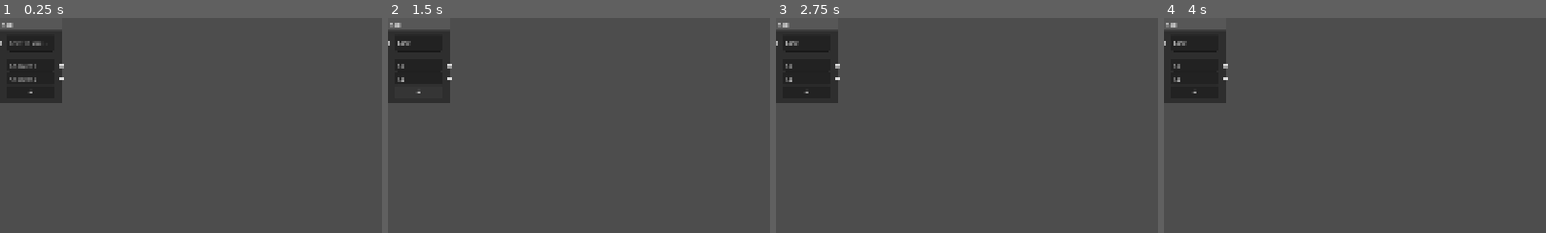
Above: before the commit, frames 1-4 (left to right).
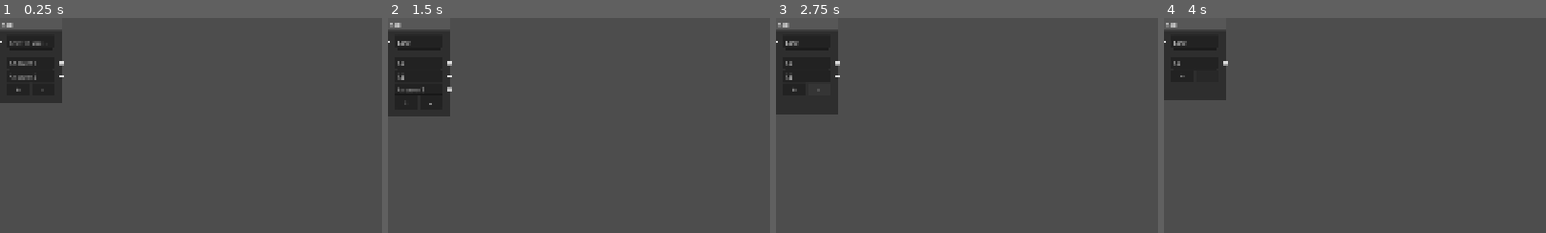
Above: after the commit, the same moments.

Repository: jsaur92/edamame
Game: Godot game, scene res://scenes/editor/command_nodes/ask_command_node.tscn
Same seed, same stepped clock (60 frames per second), same inputs: the game is played once before the commit and once after it. This scene is started directly instead of the project's main scene.
Inputs (mouse positions are % of the whole screen's width and height, from its top left):
- Up to frame 1 (0.25 s): no input
- Up to frame 2 (1.5 s): click (4, 6) at 0.52 s; type "Alex" at 0.6 s; click (4, 11) at 0.75 s; type "12" at 0.83 s; click (4, 14) at 0.98 s; type "12" at 1.07 s; click "+" at 1.25 s
- Up to frame 3 (2.75 s): click (6, 20) at 2 s, where only the run after the commit has a clickable "-"
- Up to frame 4 (4 s): tap Enter at 2.75 s; move the mouse to (72, 45) at 2.77 s; hold D (right) 2.78-3.5 s; click (72, 45) at 2.85 s; tap Space (interact) at 3.5 s; drag from (30, 55) to (45, 70) at 3.52 s
The pictures show only the part of the screen within x 0-50%, y 0-50%; the shares and areas given below are measured in that part.

The runs differ from the first frame. In frame 1, 0.4% of the frame differs, in the area x 0-17%, y 10-36%; in frame 2, 1.4%, in the area x 0-17%, y 10-46%; in frame 3, 1.1%; in frame 4, 0.4%.

Commit message:
add ask node

Diff:
--- a/project.godot
+++ b/project.godot
@@ -14,10 +14,6 @@
 run/main_scene="uid://e7ed5bvjy3jm"
 config/features=PackedStringArray("4.6", "GL Compatibility")
 run/stretch/aspect="keep"
-
-[autoload]
-
-ConstScenes="*uid://c5fqshf4jfa0q"
 
 [display]
 
--- a/scenes/editor/command_nodes/ask_command_node.gd
+++ b/scenes/editor/command_nodes/ask_command_node.gd
@@ -3,8 +3,16 @@
 
 @export var question_text_edit : TextEdit
 @export var answer_line_edits : Array[LineEdit]
+@export var buttons_container : HBoxContainer
+@export var add_button : Button
+@export var remove_button : Button
 var command : CommandAsk
 const _SELF_SCENE = preload("uid://jro4xbkf8tjv")
+const MIN_ANSWER_CHOICES = 1
+const MAX_ANSWER_CHOICES = 8
+const LINE_HEIGHT = 33.0
+const SLOT_OFFSET = 2 #what you add to a lineedit's index in answer_line_edits
+#to get the index of that lineedit's slot in the graph node.
 
 static func make(node:CommandNode) -> AskCommandGraphNode:
 	var cgn : AskCommandGraphNode = _SELF_SCENE.instantiate()
@@ -16,3 +24,40 @@
 
 func update_data() -> void:
 	command.dialog = question_text_edit.text
+	var choices = []
+	for line_edit in answer_line_edits:
+		choices.append(line_edit.text)
+	command.choices = choices
+
+
+func update_button_abled() -> void:
+	add_button.disabled = answer_line_edits.size() >= MAX_ANSWER_CHOICES
+	remove_button.disabled = answer_line_edits.size() <= MIN_ANSWER_CHOICES
+
+
+func add_answer() -> void:
+	set_slot_enabled_right(answer_line_edits.size()+SLOT_OFFSET, true)
+	var new_line_edit = LineEdit.new()
+	new_line_edit.placeholder_text = "Answer " + str(answer_line_edits.size()+1)
+	answer_line_edits.append(new_line_edit)
+	remove_child(buttons_container)
+	add_child(new_line_edit)
+	add_child(buttons_container)
+	size.y += LINE_HEIGHT
+	update_button_abled()
+
+
+func remove_answer() -> void:
+	var le = answer_line_edits.pop_back()
+	le.queue_free()
+	size.y -= LINE_HEIGHT
+	update_button_abled()
+	set_slot_enabled_right(answer_line_edits.size()+SLOT_OFFSET, false)
+
+
+func _on_add_button_pressed() -> void:
+	add_answer()
+
+
+func _on_remove_button_pressed() -> void:
+	remove_answer()
--- a/scenes/editor/command_nodes/ask_command_node.tscn
+++ b/scenes/editor/command_nodes/ask_command_node.tscn
@@ -1,8 +1,8 @@
 [gd_scene format=3 uid="uid://jro4xbkf8tjv"]
 
-[ext_resource type="Script" uid="uid://4e2cyu0s2luo" path="res://scenes/editor/command_nodes/command_graph_node.gd" id="1_iaev1"]
+[ext_resource type="Script" uid="uid://xnq8igq1prbh" path="res://scenes/editor/command_nodes/ask_command_node.gd" id="1_iaev1"]
 
-[node name="AskCommandNode" type="GraphNode" unique_id=415856084]
+[node name="AskCommandNode" type="GraphNode" unique_id=415856084 node_paths=PackedStringArray("question_text_edit", "answer_line_edits", "buttons_container", "add_button", "remove_button")]
 offset_right = 155.0
 offset_bottom = 213.0
 title = "Ask"
@@ -52,11 +52,17 @@
 slot/4/right_icon = null
 slot/4/draw_stylebox = true
 script = ExtResource("1_iaev1")
+question_text_edit = NodePath("TextEdit")
+answer_line_edits = [NodePath("LineEdit"), NodePath("LineEdit2")]
+buttons_container = NodePath("ButtonsContainer")
+add_button = NodePath("ButtonsContainer/AddButton")
+remove_button = NodePath("ButtonsContainer/RemoveButton")
 
 [node name="TextEdit" type="TextEdit" parent="." unique_id=548175847]
 layout_mode = 2
-size_flags_vertical = 3
 placeholder_text = "Text to ask..."
+wrap_mode = 1
+scroll_fit_content_height = true
 
 [node name="Control" type="Control" parent="." unique_id=1804755364]
 custom_minimum_size = Vector2(0, 16)
@@ -70,6 +76,18 @@
 layout_mode = 2
 placeholder_text = "Answer 2"
 
-[node name="Button" type="Button" parent="." unique_id=1275227171]
+[node name="ButtonsContainer" type="HBoxContainer" parent="." unique_id=2048110929]
 layout_mode = 2
+
+[node name="AddButton" type="Button" parent="ButtonsContainer" unique_id=1275227171]
+layout_mode = 2
+size_flags_horizontal = 3
 text = "+"
+
+[node name="RemoveButton" type="Button" parent="ButtonsContainer" unique_id=1458215936]
+layout_mode = 2
+size_flags_horizontal = 3
+text = "-"
+
+[connection signal="pressed" from="ButtonsContainer/AddButton" to="." method="_on_add_button_pressed"]
+[connection signal="pressed" from="ButtonsContainer/RemoveButton" to="." method="_on_remove_button_pressed"]
--- a/scenes/editor/command_nodes/say_command_node.tscn
+++ b/scenes/editor/command_nodes/say_command_node.tscn
@@ -17,7 +17,8 @@
 slot/0/draw_stylebox = true
 script = ExtResource("1_4undf")
 
-[node name="TextEdit" type="TextEdit" parent="." unique_id=548175847]
+[node name="TextEdit" type="TextEdit" parent="." unique_id=1129374478]
 layout_mode = 2
-size_flags_vertical = 3
-placeholder_text = "Text to say..."
+placeholder_text = "Text to ask..."
+wrap_mode = 1
+scroll_fit_content_height = true
--- a/scenes/singleton/const_scenes.tscn
+++ /dev/null
@@ -1,6 +0,0 @@
-[gd_scene format=3 uid="uid://c5fqshf4jfa0q"]
-
-[sub_resource type="GDScript" id="GDScript_b1ohg"]
-
-[node name="ConstScenes" type="Node" unique_id=374748217]
-script = SubResource("GDScript_b1ohg")
